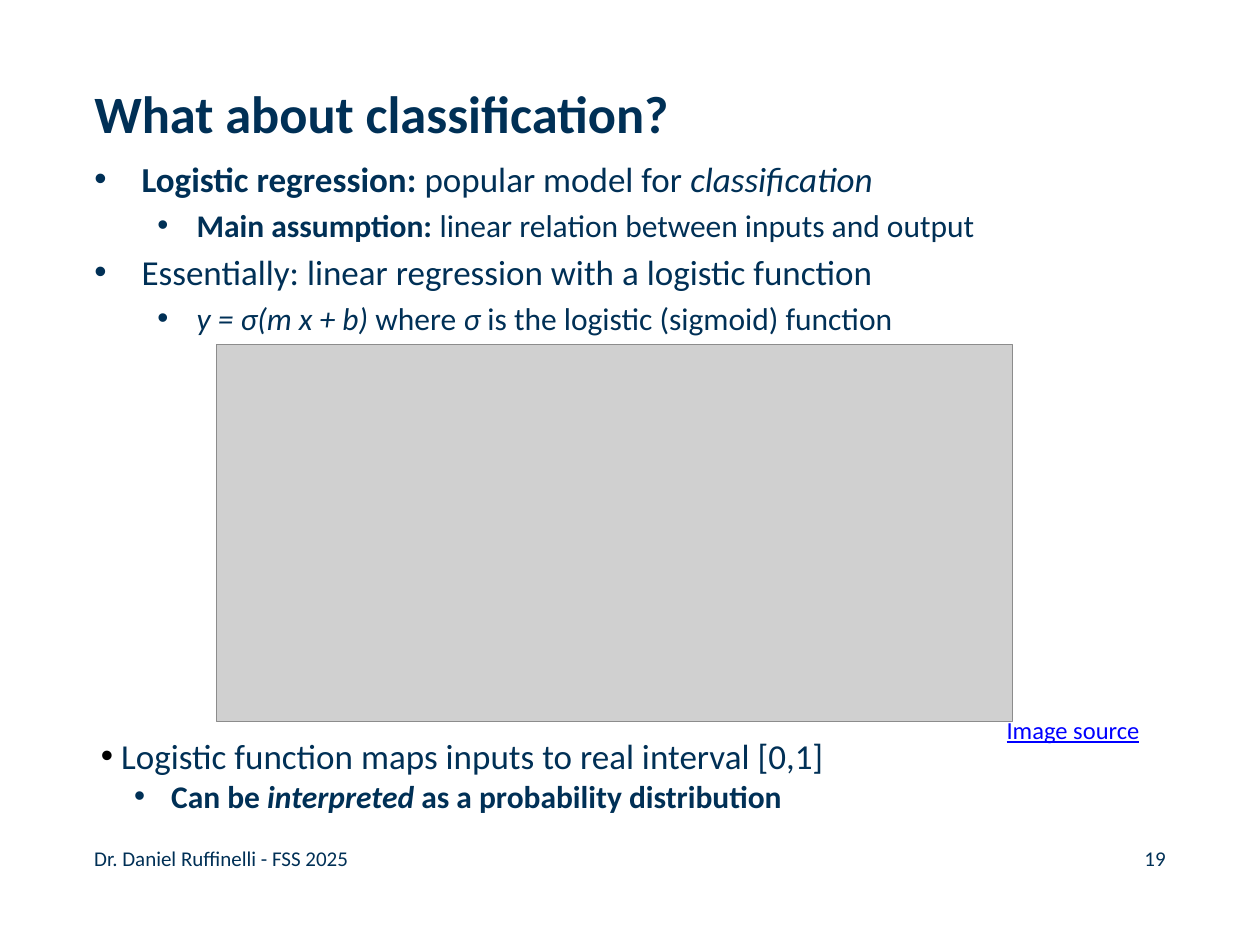
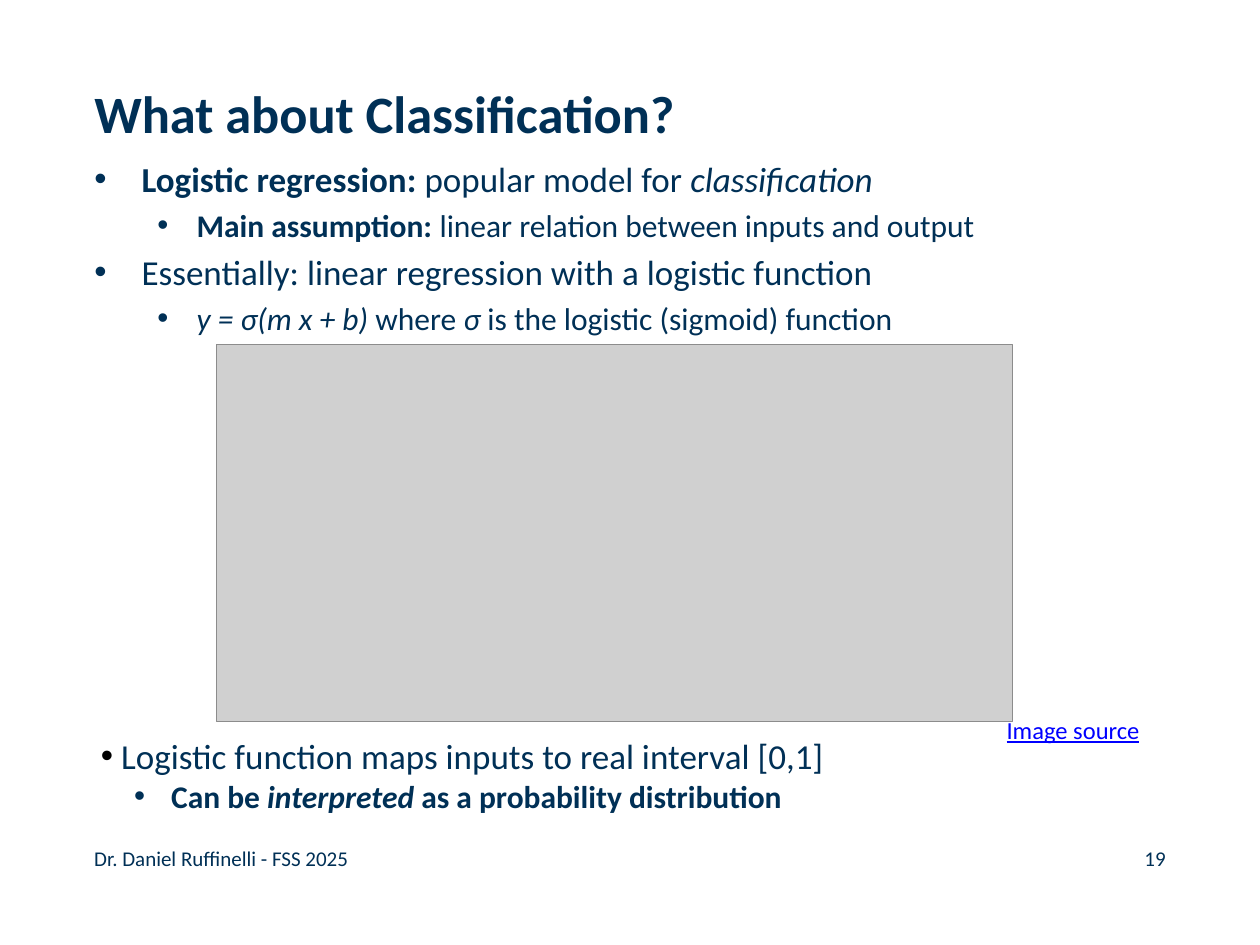
Before and after one commit to rufex2001/teaching_llms, a slide deck: slide 19 of lectures/02_ml_dl_word_embeddings/02_ml_dl_word_embeddings.pptx. Drawn at 1260x945 pixels with LibreOffice and Linux fonts; fonts in the diff are those of the drawing; grey boxes stand for pictures; background and template pictures are left out. Boxes give left, top, right and bottom in pixels: in the first picture for what was removed or moved away, otherwise in the second. Text is boxed around its words. In the diff, an @@ line names an element or a change of style, - is before the commit and + after.

```diff
--- a/lectures/02_ml_dl_word_embeddings/02_ml_dl_word_embeddings.pptx
+++ b/lectures/02_ml_dl_word_embeddings/02_ml_dl_word_embeddings.pptx
@@ title at bbox=[94, 96, 675, 134]: text changed @@
-What about classification?
+What about Classification?
```
Also in this commit, not shown: 14 other slides changed, 1 other file.
